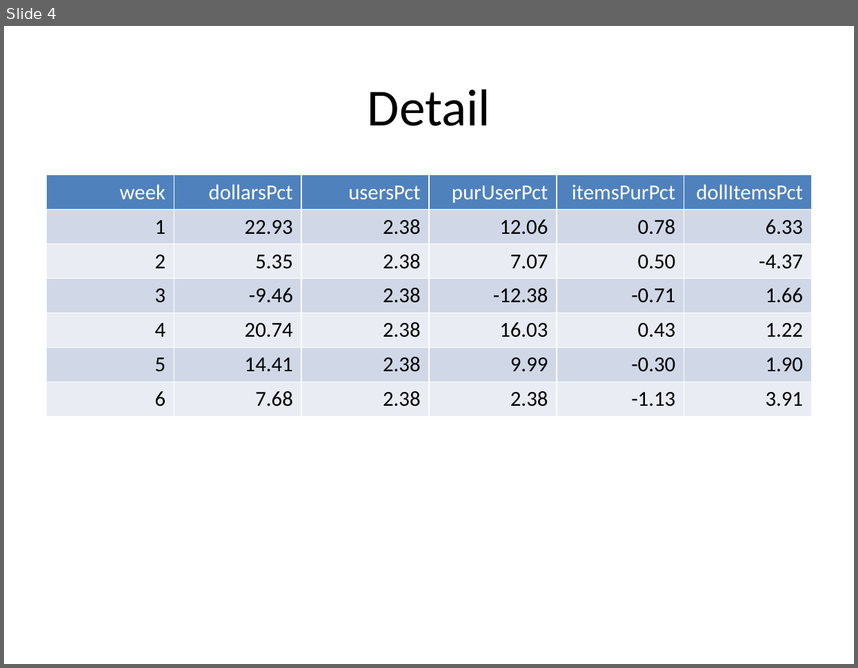
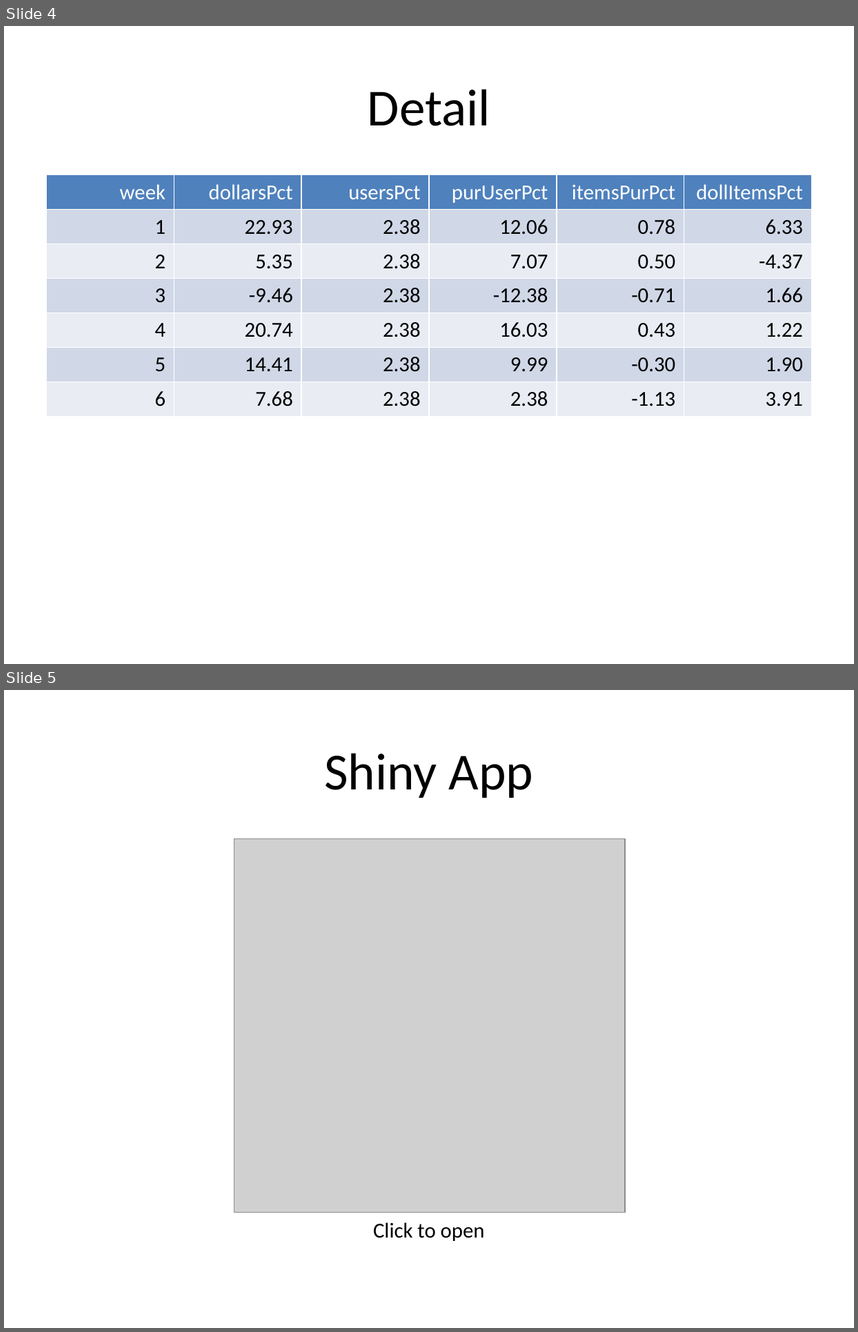
Before and after one commit to sol-eng/customer-tracker, a slide deck: rmarkdown/tracker-powerpoint.pptx. Shown one above the other, each under a label of ours: slide 4 before the commit, slides 4 and 5 after it. The pictures are 858x668 and 858x1332 pixels, drawn with LibreOffice and Linux fonts; fonts in the diff are those of the drawing; grey boxes stand for pictures. Boxes give left, top, right and bottom in pixels: in the first picture for what was removed or moved away, otherwise in the second. Text is boxed around its words. In the diff, an @@ line names an element or a change of style, - is before the commit and + after.

Commit message:
added link to powerpoint

```diff
--- a/rmarkdown/tracker-powerpoint.pptx
+++ b/rmarkdown/tracker-powerpoint.pptx
@@ slide 5 added at bbox=[4, 690, 854, 1328], background #FFFFFF @@
@@ title added at bbox=[324, 753, 534, 798], 44 pt, text #000000 @@
+Shiny App
@@ picture added at bbox=[234, 839, 626, 1212] @@
@@ text added at bbox=[373, 1222, 485, 1241], 18 pt, text #000000 @@
+Click to open
```
Also in this commit, not shown: 1 other file.
